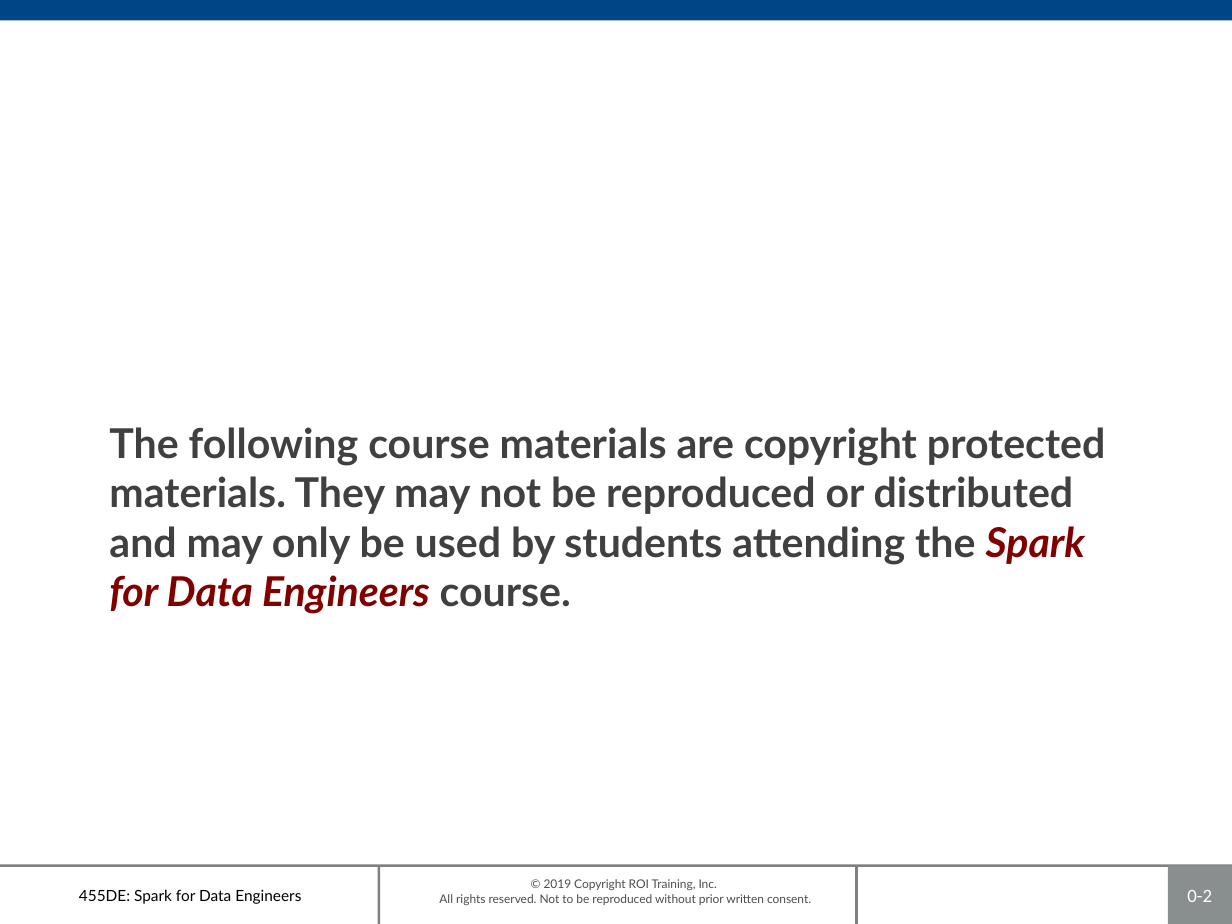
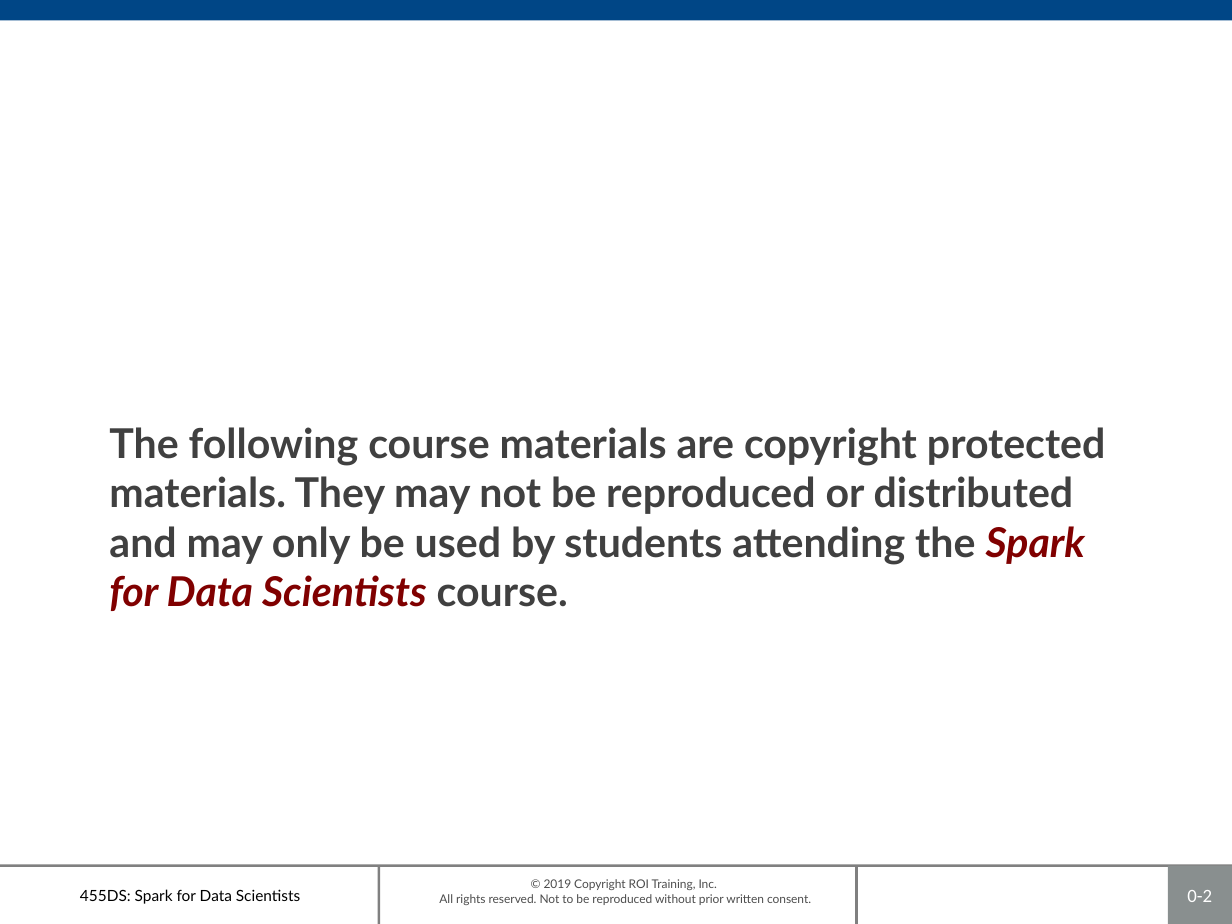
Before and after one commit to roitraining/SparkforDataScientists, a slide deck: slide 2 of 455DS-Ch00_Introduction.pptx. Drawn at 1232x924 pixels with LibreOffice and Linux fonts; fonts in the diff are those of the drawing; background and template pictures are left out. Boxes give left, top, right and bottom in pixels: in the first picture for what was removed or moved away, otherwise in the second. Text is boxed around its words. In the diff, an @@ line names an element or a change of style, - is before the commit and + after.

```diff
--- a/455DS-Ch00_Introduction.pptx
+++ b/455DS-Ch00_Introduction.pptx
@@ title at (109,427,1106,611): text changed @@
-The following course materials are copyright protected materials. They may not be reproduced or distributed and may only be used by students attending the Spark for Data Engineers course.
+The following course materials are copyright protected materials. They may not be reproduced or distributed and may only be used by students attending the Spark for Data Scientists course.
@@ text at (80,889,300,904): text changed @@
-455DE: Spark for Data Engineers
+455DS: Spark for Data Scientists
```
Also in this commit, not shown: 7 other slides changed, 10 other files.
